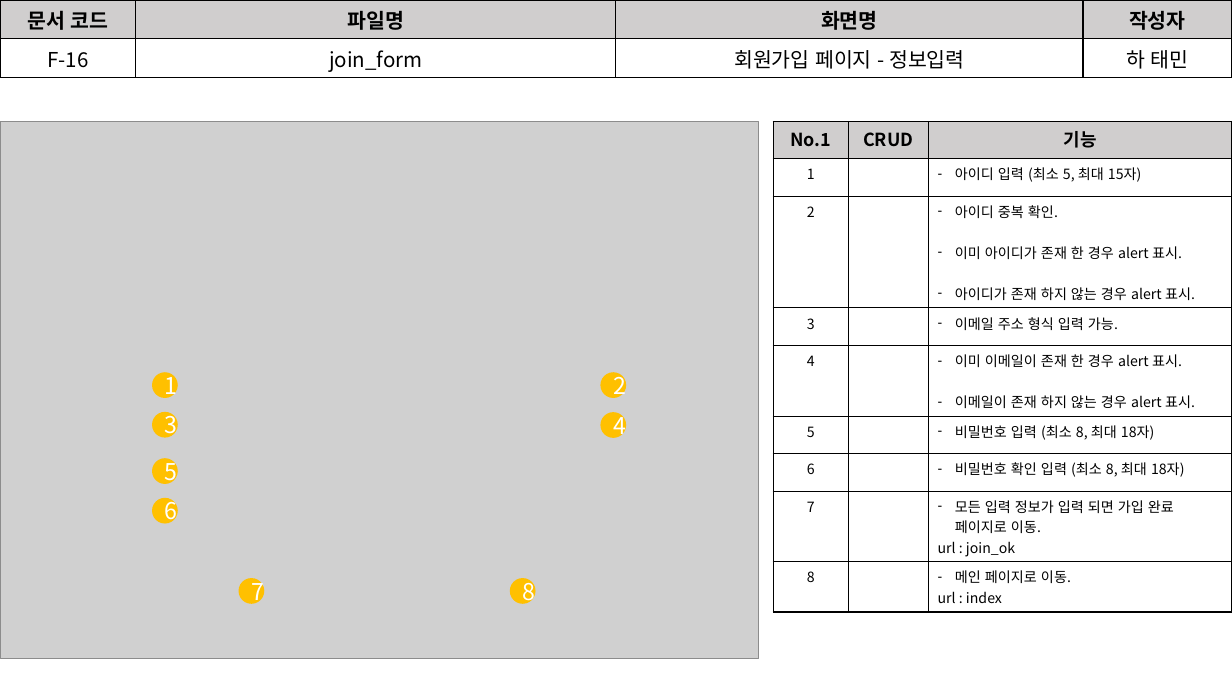
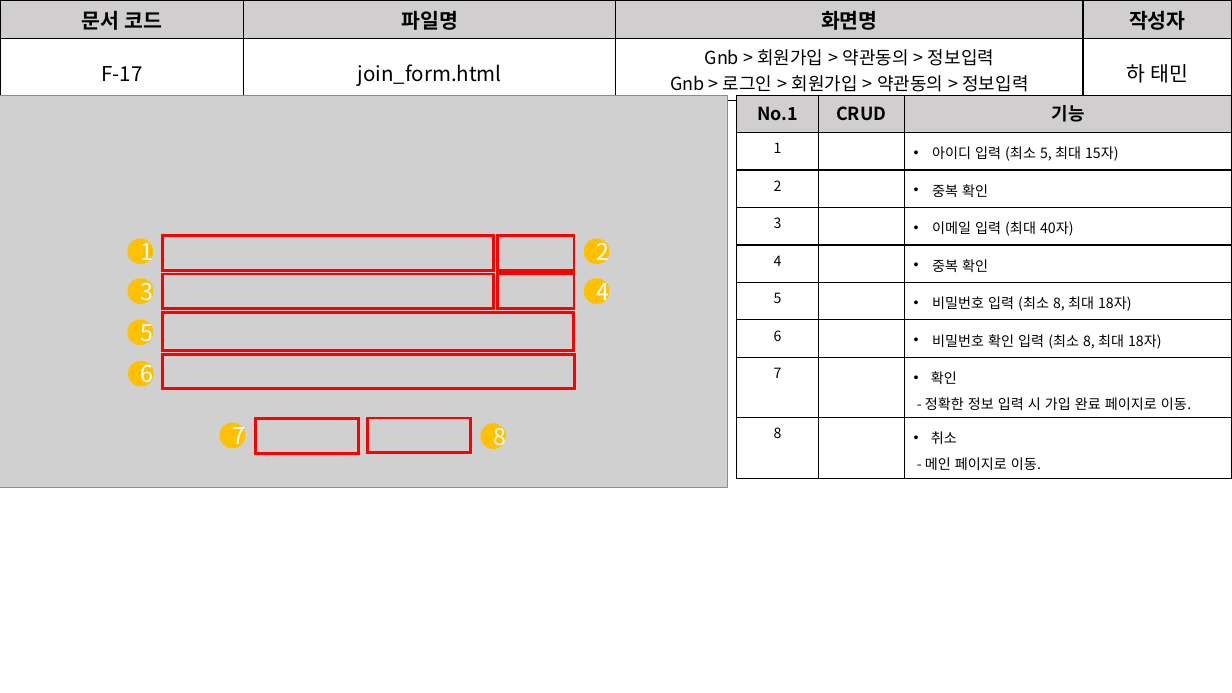
Before and after one commit to David-Ha-1217/Publisher_Portfolio, a slide deck: slide 12 of Documents/화면설계서.pptx (slide 11 before the commit). Drawn at 1232x693 pixels with LibreOffice and Linux fonts; fonts in the diff are those of the drawing; grey boxes stand for pictures. Boxes give left, top, right and bottom in pixels: in the first picture for what was removed or moved away, otherwise in the second. Text is boxed around its words. In the diff, an @@ line names an element or a change of style, - is before the commit and + after.

```diff
--- a/Documents/화면설계서.pptx
+++ b/Documents/화면설계서.pptx
@@ table at [0,0,1232,100] @@
-row 2: F-16 | join_form | 회원가입 페이지 - 정보입력 | 하 태민
+row 2: F-17 | join_form.html | Gnb > 회원가입 > 약관동의 > 정보입력 / Gnb > 로그인 > 회원가입 > 약관동의 > 정보입력 | 하 태민
@@ line spacing 1 to 1.5 @@
@@ picture: place and size @@
-picture at [0,121,759,659]
+picture at [0,95,727,487]
@@ table at [738,95,1232,474] @@
-row 3, column 3: 아이디 중복 확인. / 이미 아이디가 존재 한 경우 alert 표시. / 아이디가 존재 하지 않는 경우 alert 표시.
+row 3, column 3: 중복 확인
-row 4, column 3: 이메일 주소 형식 입력 가능.
+row 4, column 3: 이메일 입력 (최대 40자)
-row 5, column 3: 이미 이메일이 존재 한 경우 alert 표시. / 이메일이 존재 하지 않는 경우 alert 표시.
+row 5, column 3: 중복 확인
-row 8, column 3: 모든 입력 정보가 입력 되면 가입 완료 페이지로 이동. / url : join_ok
+row 8, column 3: 확인 / - 정확한 정보 입력 시 가입 완료 페이지로 이동.
-row 9, column 3: 메인 페이지로 이동. / url : index
+row 9, column 3: 취소 / - 메인 페이지로 이동.
@@ bullet - to • @@
@@ line spacing 1 to 1.25 @@
@@ table: place and size @@
-table at [774,121,1232,607]
+table at [738,95,1232,474]
@@ ellipse "1": place and size @@
-ellipse "1" at [152,372,178,398]
+ellipse "1" at [128,238,153,264]
@@ ellipse "2": place and size @@
-ellipse "2" at [601,372,627,398]
+ellipse "2" at [584,238,610,264]
@@ ellipse "3": place and size @@
-ellipse "3" at [152,412,178,438]
+ellipse "3" at [128,278,153,304]
@@ ellipse "4": place and size @@
-ellipse "4" at [601,412,627,438]
+ellipse "4" at [584,278,610,304]
@@ ellipse "5": place and size @@
-ellipse "5" at [152,458,178,484]
+ellipse "5" at [128,320,153,346]
@@ ellipse "6": place and size @@
-ellipse "6" at [152,498,178,524]
+ellipse "6" at [128,360,154,386]
@@ group added at [163,236,574,454]: 8 rectangles @@
@@ ellipse "7": place and size @@
-ellipse "7" at [238,579,264,604]
+ellipse "7" at [220,422,246,448]
@@ ellipse "8": place and size @@
-ellipse "8" at [510,579,536,604]
+ellipse "8" at [481,423,506,449]
```
Also in this commit, not shown: 9 other slides changed, 4 slides added, 1 slide removed, 5 other files.
